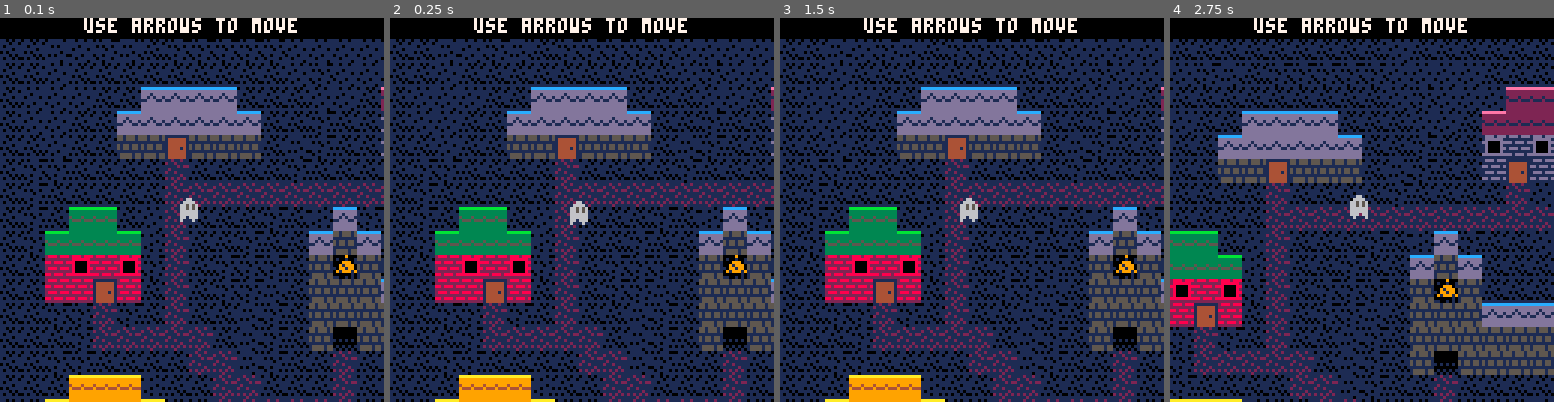
Above: before the commit, frames 1-4 (left to right).
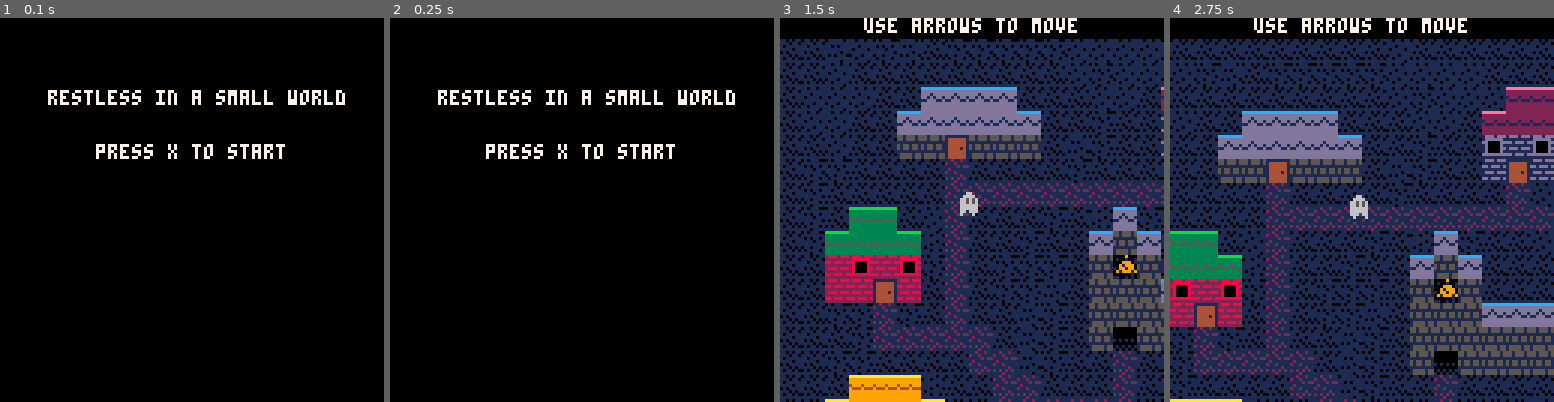
Above: after the commit, the same moments.

Repository: codeartisticninja/ldjam38
Game: PICO-8 cartridge ldjam.p8
Two runs of this game, one before a commit and one after it. Both use one fixed random seed, a clock stepped at 60 frames per second and the inputs below.
Inputs:
- Up to frame 1 (0.1 s): no input
- Up to frame 2 (0.25 s): no input
- Up to frame 3 (1.5 s): tap X (X key) at 0.33, 1.07 s; tap O (Z key) at 0.7 s
- Up to frame 4 (2.75 s): hold Right 1.6-2.1 s; tap O (Z key) at 1.7, 2.1, 2.5 s; tap X (X key) at 1.85 s; hold Up 2.15-2.42 s; hold Right from 2.47 s (still down)

The runs differ from the first frame. In frame 1, 81% of the frame differs, in the area x 0-100%, y 0-100%; in frame 2, 81%; in frame 3, 0.2%; in frame 4, nothing differs.

Commit message:
code cleanup and start screen

Diff:
--- a/ldjam.p8
+++ b/ldjam.p8
@@ -16,7 +16,7 @@
 	y = 64,
 	dx = 0,
 	dy = 0,
-	state = 0,
+	state = -1,
 	sprite = 76,
 	flipped = false,
 	hover = 0,
@@ -37,9 +37,8 @@
 		help = "use arrows to move",
 		chars = {}
 	},
-
 	{
-		help = "press z to listen",
+		help = "press x to listen",
 		chars = {
 			richard = {
 				x = 14.5,
@@ -68,7 +67,7 @@
 				y = 6,
 				sprite = 68,
 				script = {
-					"tim: they say that after you die you're rooted to a place'",
+					"tim: they say that after you die you're rooted to a place",
 					"tim: like a leaf caught in a spiderweb"
 				}
 			},
@@ -181,7 +179,7 @@
 				}
 			},
 			richard = {
-				x = 25,
+				x = 23.5,
 				y = 12,
 				sprite = 64,
 				script = {
@@ -337,163 +335,162 @@
 			},
 		}
 	},
- {
-  chars = {
-   sharon = {
-    x = 4.5,
-    y = 12,
-    sprite = 82,
-    script = {
-     "sharon: i miss fluffy so much...  i wish peter was here",
-     "sharon: he's the only one who can cheer me up, and motivate me",
-     "sharon: i'm ugly"
-    }
-   },
-   john = {
-    x = 18,
-    y = 1,
-    sprite = 66,
-    script = {
-     "john: if peter was here right now",
-     "john: i'd kick his ass once for being here",
-     "john: twice for insinuating that i'm too sensitive",
-     "john: heh... the boys would get a kick out of that"
-    }
-   },
-   dave = {
-    x = 24,
-    y = 6,
-    sprite = 67,
-    script = {
-     "dave: *sigh*.. the coffin will never be good enough",
-     "dave: not even for fluffy..",
-     "dave: i suck at this. i'm a one-armed freak"
-    }
-   },
-   richard = {
-    x = 20,
-    y = 14,
-    sprite = 64,
-    script = {
-     "richard: peter.... the apostle? no.... peter...",
-     "richard: he has been in my thoughts a lot lately",
-     "richard: i can still feel his presence in my church sometimes"
-    }
-   },
-   tim = {
-    x = 15,
-    y = 23,
-    sprite = 68,
-    script = {
-     "tim: you never know what you've lost until it's gone",
-     "tim: ...",
-     "tim: what a cliche this is"
-    }
-   },
-
-   paul = {
-    x =11,
-    y = 12,
-    sprite = 65,
-    script = {
-     "paul: sharon is going to find out about the rabbit, she is going to find out",
-     "paul: oh no! i just know it! she'll see that the grave was disturbed..."
-    }
-   },
-
-   animal = {
-    x = 8,
-    y = 16,
-    sprite = 96,
-    firstsprite = 96,
-    maxsprite = 100,
-    repititionnumber = 4,
-    talkedto = true,
-    script = {
-     "chicken: cluck!"
-    }
-   },
-
-   animal = {
-    x = 8,
-    y = 8,
-    sprite = 100,
-    firstsprite = 100,
-    maxsprite = 104,
-    repititionnumber = 4,
-    talkedto = true,
-    script = {
-     "dog: woof!"
-    }
-   }
-  }
- },
 	{
 		chars = {
-   sharon = {
-    x = 12.5,
-    y = 15,
-    sprite = 82,
-    script = {
-     "sharon: poor peter",
-     "sharon: he was always so cheerful",
-     "sharon: *sobs*"
-    }
-   },
-   john = {
-    x = 9,
-    y = 15,
-    sprite = 66,
-    script = {
-     "john: so uhm.. i went to peter's house.. but he wasn't home..",
-     "john: but i found this note on the table..",
-     "john: \"goodbye cruel world\"",
-     "john: way to be a downer, peter.. i was just gonna punch you a little.."
-    }
-   },
-   dave = {
-    x = 10.5,
-    y = 16,
-    sprite = 67,
-    script = {
-     "dave: what.. so now i have to make two coffins..?",
-     "dave: ..or maybe it wasn't for fluffy in the first place..",
-     "dave: would be kinda unusual to burry animals in a coffin",
-    }
-   },
-   richard = {
-    x = 9,
-    y = 13,
-    sprite = 64,
-    script = {
-     "richard: i'm so sorry i didn't tell you this earlier..",
-     "richard: i guess now we know why he died.",
-     "richard: i never knew he was in such a hurry to die."
-    }
-   },
-   tim = {
-    x = 12,
-    y = 13,
-    sprite = 68,
-    script = {
-     "tim: fuck.. i thought it was just a dream..",
-     "tim: i guess it's always the good ones who go first..",
-     "tim: how much did i take..?"
-    }
-   },
-
-   paul = {
-    x =11,
-    y = 12,
-    sprite = 65,
-    script = {
-     "paul: i knew it.. i knew something bad had happened..",
-     "paul: something bad always happens when i'm around.."
-    }
-   },
+		sharon = {
+			x = 4.5,
+			y = 12,
+			sprite = 82,
+			script = {
+			"sharon: i miss fluffy so much...  i wish peter was here",
+			"sharon: he's the only one who can cheer me up, and motivate me",
+			"sharon: i'm ugly"
+			}
+		},
+		john = {
+			x = 18,
+			y = 1,
+			sprite = 66,
+			script = {
+			"john: if peter was here right now",
+			"john: i'd kick his ass once for being here",
+			"john: twice for insinuating that i'm too sensitive",
+			"john: heh... the boys would get a kick out of that"
+			}
+		},
+		dave = {
+			x = 24,
+			y = 6,
+			sprite = 67,
+			script = {
+			"dave: *sigh*.. the coffin will never be good enough",
+			"dave: not even for fluffy..",
+			"dave: i suck at this. i'm a one-armed freak"
+			}
+		},
+		richard = {
+			x = 20,
+			y = 14,
+			sprite = 64,
+			script = {
+			"richard: peter.... the apostle? no.... peter...",
+			"richard: he has been in my thoughts a lot lately",
+			"richard: i can still feel his presence in my church sometimes"
+			}
+		},
+		tim = {
+			x = 15,
+			y = 23,
+			sprite = 68,
+			script = {
+			"tim: you never know what you've lost until it's gone",
+			"tim: ...",
+			"tim: what a cliche this is"
+			}
+		},
+
+		paul = {
+			x =11,
+			y = 12,
+			sprite = 65,
+			script = {
+			"paul: sharon is going to find out about the rabbit, she is going to find out",
+			"paul: oh no! i just know it! she'll see that the grave was disturbed..."
+			}
+		},
+
+		animal = {
+			x = 8,
+			y = 16,
+			sprite = 96,
+			firstsprite = 96,
+			maxsprite = 100,
+			repititionnumber = 4,
+			talkedto = true,
+			script = {
+			"chicken: cluck!"
+			}
+		},
+
+		animal = {
+			x = 8,
+			y = 8,
+			sprite = 100,
+			firstsprite = 100,
+			maxsprite = 104,
+			repititionnumber = 4,
+			talkedto = true,
+			script = {
+				"dog: woof!"
+				}
+			}
 		}
 	},
-
+	{
+		chars = {
+			sharon = {
+				x = 12.5,
+				y = 15,
+				sprite = 82,
+				script = {
+				"sharon: poor peter",
+				"sharon: he was always so cheerful",
+				"sharon: *sobs*"
+				}
+			},
+			john = {
+				x = 9,
+				y = 15,
+				sprite = 66,
+				script = {
+				"john: so uhm.. i went to peter's house.. but he wasn't home..",
+				"john: but i found this note on the table..",
+				"john: \"goodbye cruel world\"",
+				"john: way to be a downer, peter.. i was just gonna punch you a little.."
+				}
+			},
+			dave = {
+				x = 10.5,
+				y = 16,
+				sprite = 67,
+				script = {
+				"dave: what.. so now i have to make two coffins..?",
+				"dave: ..or maybe it wasn't for fluffy in the first place..",
+				"dave: would be kinda unusual to burry animals in a coffin",
+				}
+			},
+			richard = {
+				x = 9,
+				y = 13,
+				sprite = 64,
+				script = {
+				"richard: i'm so sorry i didn't tell you this earlier..",
+				"richard: i guess now we know why he died.",
+				"richard: i never knew he was in such a hurry to die."
+				}
+			},
+			tim = {
+				x = 12,
+				y = 13,
+				sprite = 68,
+				script = {
+				"tim: fuck.. i thought it was just a dream..",
+				"tim: i guess it's always the good ones who go first..",
+				"tim: how much did i take..?"
+				}
+			},
+
+			paul = {
+				x =11,
+				y = 12,
+				sprite = 65,
+				script = {
+				"paul: i knew it.. i knew something bad had happened..",
+				"paul: something bad always happens when i'm around.."
+				}
+			},
+		}
+	},
 	{
 		chars = {
 			john = {
@@ -598,79 +595,78 @@
 
 		}
 	},
-
 	{
 		help = "after peters funeral",
 		chars = {
-   grave = {
-     x = 24.5,
-     y = 11.5,
-     sprite = 119,
-     talkedto = true,
-     dead = true,
-     script = {
-      "\"here lies peter\""
-    }
-   },
-   john = {
-    x = 11/8,
-    y = 53/8,
-    sprite = 66,
-    script = {
-     "john: man.. that guy, peter.. i guess he wasn't such an oddball after all..",
-     "john: i mean, if it wasn't for him, i never would have told sharon how i feel about her..",
-     "john: and now we're getting married! who would have thought she was a sucker for emotional guys..",
-     "john: heh.. thanks, peter.. you idiot.."
-    }
-   },
-   dave = {
-    x = 111/8,
-    y = 53/8,
-    sprite = 67,
-    script = {
-     "dave: i've gotten more work done in the last couple of days, than i have in forever!",
-     "dave: ..not always great work, but.. the customers seems happy.. ",
-     "dave: and, boy, do i feel better about myself",
-     "dave: peter.. wherever you are.. i owe you one.."
-    }
-   },
-   tim = {
-    x = 28,
-    y = 4,
-    sprite = 68,
-    script = {
-     "tim: dear peter.. am i still crazy for talking to a dead guy..?",
-     "tim: i swear i haven't touched the stuff for several days now!",
-     "tim: the others may not admit it, but.. i think you are the best martyr the village has ever had..",
-     "tim: ...",
-     "tim: hope you don't mind if i cut off your foot.."
-    }
-   },
-
-   paul = {
-    x =7,
-    y = 20,
-    sprite = 65,
-    script = {
-     "paul: i am in control of my own life.. me and no one else..!",
-     "paul: not the stars or a rabbit's foot or any of that nonsense..",
-     "paul: besides.. i gave fluffy's foot to sharon as something to remember him by..",
-     "paul: thanks for believing in me, peter.. when i couldn't do so myself.."
-    }
-   },
-
-   sharon = {
-    x = 18,
-    y = 6,
-    sprite = 82,
-    script = {
-     "sharon: i am beautiful.. i know that now..",
-     "sharon: not just because johnny tells me every day.. but because peter taught me how to love myself..",
-     "sharon: i never thought my johnny could be such a sweetheart.. once you get to know him..",
-     "sharon: ...",
-     "sharon: peter was such a sweet guy.. i'm surprised he was still single when he died.."
-    }
-   },
+			grave = {
+				x = 24.5,
+				y = 11.5,
+				sprite = 119,
+				talkedto = true,
+				dead = true,
+				script = {
+				"\"here lies peter\""
+				}
+			},
+			john = {
+				x = 11/8,
+				y = 53/8,
+				sprite = 66,
+				script = {
+				"john: man.. that guy, peter.. i guess he wasn't such an oddball after all..",
+				"john: i mean, if it wasn't for him, i never would have told sharon how i feel about her..",
+				"john: and now we're getting married! who would have thought she was a sucker for emotional guys..",
+				"john: heh.. thanks, peter.. you idiot.."
+				}
+			},
+			dave = {
+				x = 111/8,
+				y = 53/8,
+				sprite = 67,
+				script = {
+				"dave: i've gotten more work done in the last couple of days, than i have in forever!",
+				"dave: ..not always great work, but.. the customers seems happy.. ",
+				"dave: and, boy, do i feel better about myself",
+				"dave: peter.. wherever you are.. i owe you one.."
+				}
+			},
+			tim = {
+				x = 28,
+				y = 4,
+				sprite = 68,
+				script = {
+				"tim: dear peter.. am i still crazy for talking to a dead guy..?",
+				"tim: i swear i haven't touched the stuff for several days now!",
+				"tim: the others may not admit it, but.. i think you are the best martyr the village has ever had..",
+				"tim: ...",
+				"tim: hope you don't mind if i cut off your foot.."
+				}
+			},
+
+			paul = {
+				x =7,
+				y = 20,
+				sprite = 65,
+				script = {
+				"paul: i am in control of my own life.. me and no one else..!",
+				"paul: not the stars or a rabbit's foot or any of that nonsense..",
+				"paul: besides.. i gave fluffy's foot to sharon as something to remember him by..",
+				"paul: thanks for believing in me, peter.. when i couldn't do so myself.."
+				}
+			},
+
+			sharon = {
+				x = 18,
+				y = 6,
+				sprite = 82,
+				script = {
+				"sharon: i am beautiful.. i know that now..",
+				"sharon: not just because johnny tells me every day.. but because peter taught me how to love myself..",
+				"sharon: i never thought my johnny could be such a sweetheart.. once you get to know him..",
+				"sharon: ...",
+				"sharon: peter was such a sweet guy.. i'm surprised he was still single when he died.."
+				}
+			},
 			richard = {
 				x = 23.5,
 				y = 12.5,
@@ -686,31 +682,34 @@
 			},
 		}
 	},
- {
-  help = "hold z to let go",
-  chars = {
-   grave = {
-     x = 24.5,
-     y = 11.5,
-     sprite = 119,
-     talkedto = true,
-     dead = true,
-     script = {
-      "\"here lies peter\""
-    }
-   },
-  }
- }
-
+	{
+		help = "hold x to let go",
+		chars = {
+			grave = {
+				x = 24.5,
+				y = 11.5,
+				sprite = 119,
+				talkedto = true,
+				dead = true,
+				script = {
+					"\"here lies peter\""
+				}
+			},
+		}
+	}
 }
 
 function _init()
- currentlevel = 1
- music(0)
+	currentlevel = 1
+	music(0)
 end
 
 function _update()
-	if (player.state == 0) then
+	if player.state == -1 then
+		if btnp(5) then
+			player.state += 1
+		end
+	elseif (player.state == 0) then
 		for name,char in pairs(levels[currentlevel].chars) do
 			if (drawnumber % 30 == 1) then
 				if (rnd(5) < 2) then
@@ -737,7 +736,9 @@
 
 function _draw()
 	drawnumber += 1
-	if player.state == 7 then
+	if player.state == -1 then
+		drawstart()
+	elseif player.state == 7 then
 		drawcredits()
 	else
 		handleanimal()
@@ -821,7 +822,7 @@
 	if (btn(3)) then
 		player.dy = 1
 	end
-	if (btnp(4) and npcwithinrange()) then
+	if (btnp(5) and npcwithinrange()) then
 		sfx(3)
 		dialog.pos = 1
 		player.state = 1
@@ -829,12 +830,12 @@
 end
 
 function drawmap()
- for y=-8,8,8 do
-  for x=-8,8,8 do
-   camera(map.sizex*x + cam.x, map.sizey*y + cam.y)
-   mapdraw(0, 0, 0, 0, map.sizex,map.sizey)
-  end
- end
+	for y=-8,8,8 do
+		for x=-8,8,8 do
+			camera(map.sizex*x + cam.x, map.sizey*y + cam.y)
+			mapdraw(0, 0, 0, 0, map.sizex,map.sizey)
+		end
+	end
 	for y=-8,8,8 do
 		for x=-8,8,8 do
 			camera(map.sizex*x + cam.x, map.sizey*y + cam.y)
@@ -867,9 +868,9 @@
 	if moved and allnpcstalkedto() then
 		currentlevel += 1
 		if currentlevel > 10 then
-   music(-1)
+			music(-1)
 			player.state = 6
-   currentlevel = 11
+		   currentlevel = 11
 		end
 	end
 end
@@ -890,16 +891,19 @@
 	if dialog.col < 4096 then
 		dialog.col += 2
 	end
-	if (btnp(4)) then
+	if btnp(4) then
+		player.state = 0
+		dialog.col = 0
+	end
+	if (btnp(5)) then
 		if (dialog.pos < count(dialog.script)) then
 			dialog.pos += 1
 			dialog.col = 0
+		else if currentlevel > 10 then
+			player.state = 6
 		else
-   if currentlevel > 10 then
-    player.state = 6
-   else
- 			player.state = 0
-   end
+			player.state = 0
+		end
 			dialog.col = 0
 		end
 	end
@@ -939,15 +943,15 @@
 end
 
 function firstword(txt)
- word = ""
- for i = 1,#txt do
-  c = sub(txt, i, i)
-  if (c == " ") then
-   return word
-  end
-  word = word..c
- end
- return word
+	word = ""
+	for i = 1,#txt do
+		c = sub(txt, i, i)
+		if (c == " ") then
+			return word
+		end
+		word = word..c
+	end
+	return word
 end
 
 function centertxt(txt, w)
@@ -965,17 +969,17 @@
 	txt = dialog.script[dialog.pos]
 	txt = wordwrap(txt, 32)
 	txt = sub(txt,1,dialog.col)
- print(txt, 0, 98, 7)
+	print(txt, 0, 98, 7)
 	print(firstword(txt), 0, 98, 6)
 end
 
 -- ascend to the heavens! --
 
 function handleascend()
- handleplayermovement()
- if (btn(4)) then
-  player.hover -= .5
- end
+	handleplayermovement()
+	if (btn(5)) then
+		player.hover -= .5
+	end
 	if (drawnumber % 60 == 0) or (drawnumber % 30 == 7) then
 		player.shake += 1
 	elseif (drawnumber % 60 == 30) or (drawnumber % 30 == 22) then
@@ -984,6 +988,22 @@
 	if player.hover < -80 then
 		player.state += 1
 	end
+end
+
+-- start screen --
+
+function drawstart()
+	color(7)
+	camera(0,0)
+	cls()
+	print("")
+	print("")
+	print("")
+	print("")
+	print(centertxt("restless in a small world",32))
+	print("")
+	print("")
+	print(centertxt("press x to start",32))
 end
 
 -- credits --
Not shown, changed: ldjam.p8.png
